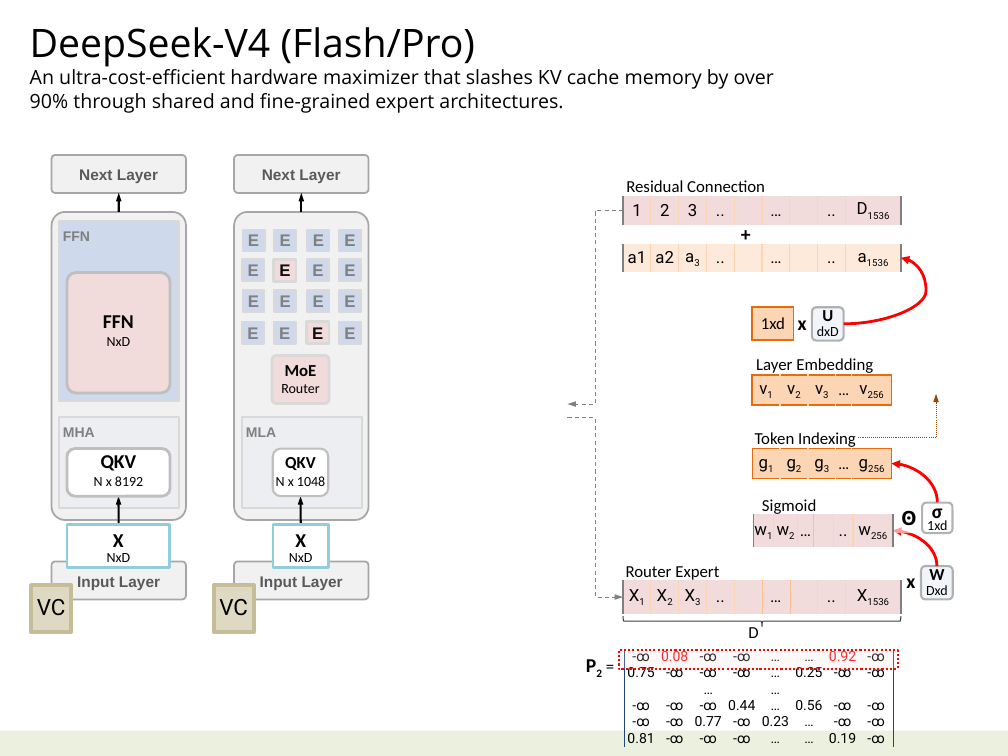
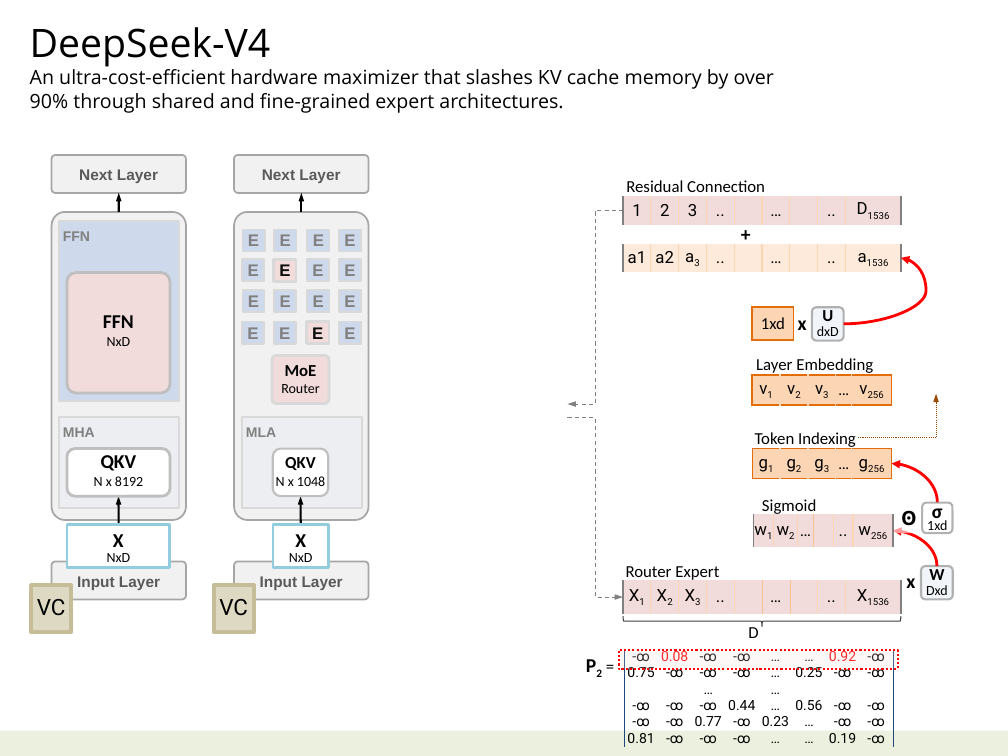
Before and after one commit to navibator/crazy-ai, a slide deck: slide 43 of ai.pptx. Drawn at 1008x756 pixels with LibreOffice and Linux fonts; fonts in the diff are those of the drawing. Boxes give left, top, right and bottom in pixels: in the first picture for what was removed or moved away, otherwise in the second. Text is boxed around its words. In the diff, an @@ line names an element or a change of style, - is before the commit and + after.

```diff
--- a/ai.pptx
+++ b/ai.pptx
@@ text at [30, 27, 774, 113]: text changed @@
-DeepSeek-V4 (Flash/Pro)
-An ultra-cost-efficient hardware maximizer that slashes KV cache memory by over 90% through shared and fine-grained expert architectures.
+DeepSeek-V4
+An ultra-cost-efficient hardware maximizer that slashes KV cache memory by over 90% through shared and fine-grained expert architectures.
```
Also in this commit, not shown: 4 other slides changed.
